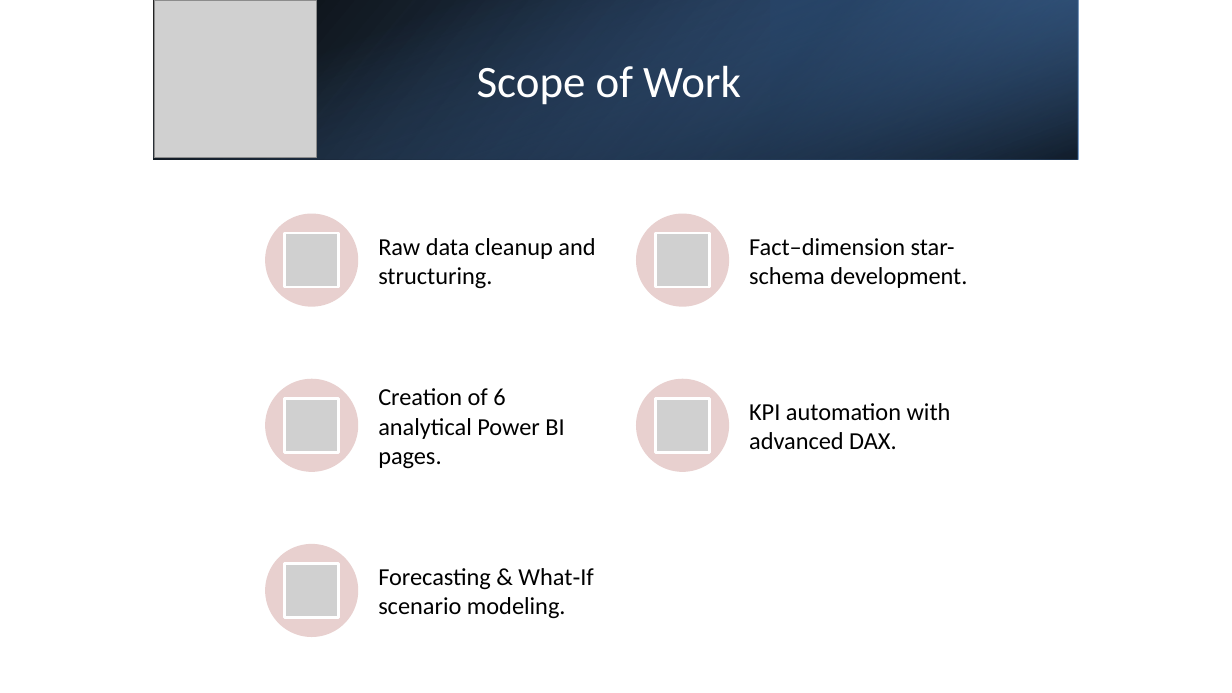
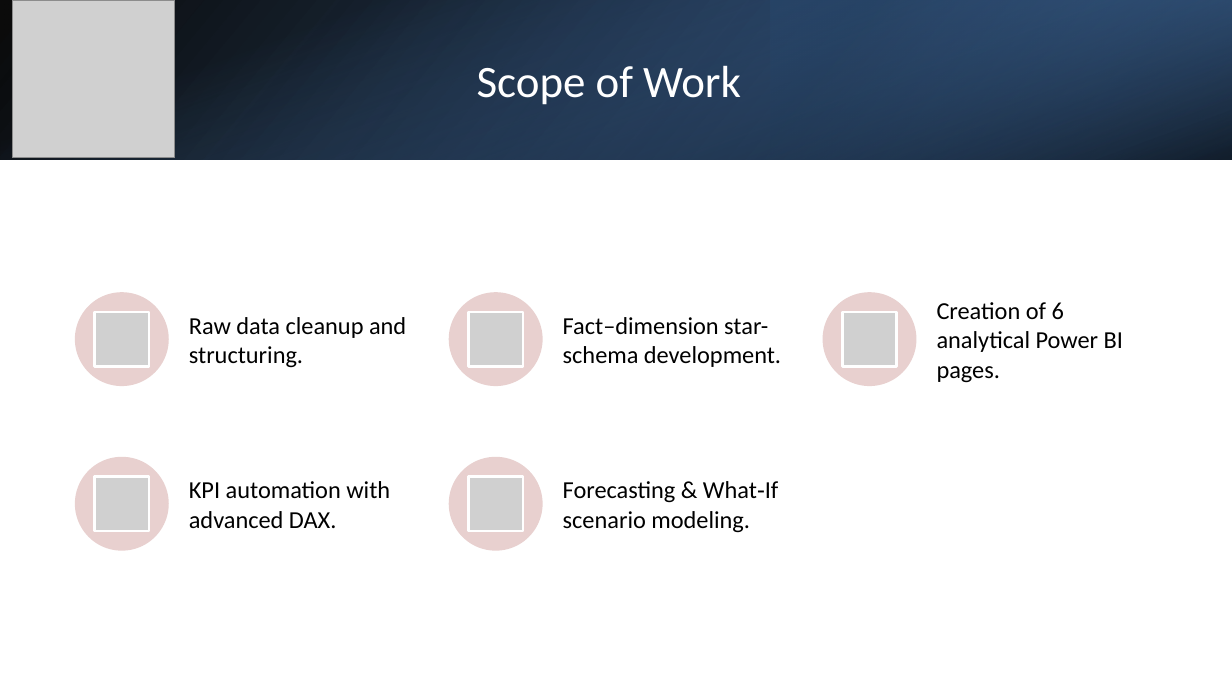
Before and after one commit to powerbiteam1/UK-Train-Rides, a slide deck: slide 4 of UK_Rail_Analytics_Presentation_CEO_V5.pptx. Drawn at 1232x693 pixels with LibreOffice and Linux fonts; fonts in the diff are those of the drawing; grey boxes stand for pictures. Boxes give left, top, right and bottom in pixels: in the first picture for what was removed or moved away, otherwise in the second. Text is boxed around its words. In the diff, an @@ line names an element or a change of style, - is before the commit and + after.

```diff
--- a/UK_Rail_Analytics_Presentation_CEO_V5.pptx
+++ b/UK_Rail_Analytics_Presentation_CEO_V5.pptx
@@ rectangle: place and size @@
-rectangle at [154,0,1079,159]
+rectangle at [0,0,1232,159]
@@ rectangle: place and size @@
-rectangle at [153,0,1078,159]
+rectangle at [0,0,1232,159]
@@ picture: place and size @@
-picture at [154,0,317,158]
+picture at [12,0,175,158]
@@ rectangle: place and size @@
-rectangle at [770,0,1078,159]
+rectangle at [770,0,1232,159]
@@ text "Raw data cleanup and structuring.": place and size @@
-text "Raw data cleanup and structuring." at [378,238,595,289]
+text "Raw data cleanup and structuring." at [189,317,406,368]
@@ text "Fact–dimension star-schema development.": place and size @@
-text "Fact–dimension star-schema development." at [749,238,967,288]
+text "Fact–dimension star-schema development." at [563,317,781,367]
@@ ellipse: place and size @@
-ellipse at [265,213,359,307]
+ellipse at [823,292,917,386]
@@ text "Creation of 6 analytical Power ...": place and size @@
-text "Creation of 6 analytical Power ..." at [378,388,564,469]
+text "Creation of 6 analytical Power ..." at [937,302,1123,383]
@@ picture: place and size @@
-picture at [285,233,338,287]
+picture at [94,312,149,367]
@@ picture: place and size @@
-picture at [656,233,710,287]
+picture at [469,312,523,367]
@@ picture: place and size @@
-picture at [285,398,338,452]
+picture at [843,312,897,367]
@@ picture removed at [656,398,710,452] @@
@@ 2 ellipses, 1 text: place and size @@
-2 ellipses, 1 text at [636,213,951,472]
+2 ellipses, 1 text at [75,292,390,551]
@@ picture added at [94,477,149,531] @@
@@ 2 ellipses, 1 text: place and size @@
-2 ellipses, 1 text at [265,379,594,638]
+2 ellipses, 1 text at [449,292,779,551]
@@ picture added at [469,477,523,531] @@
@@ picture removed at [285,564,338,617] @@
```
Also in this commit, not shown: 7 other slides changed, 1 slide added, 1 slide removed, 1 other file.
